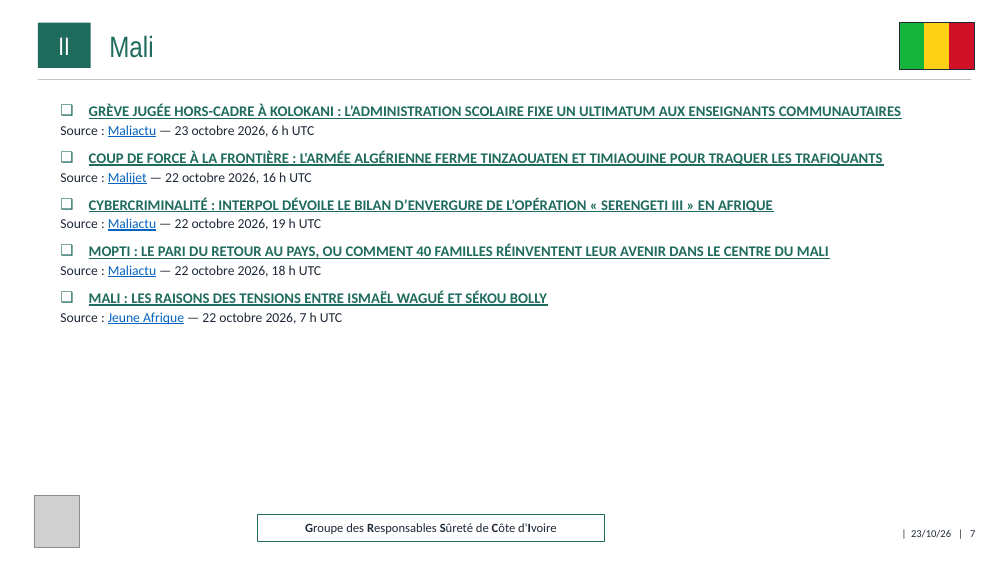
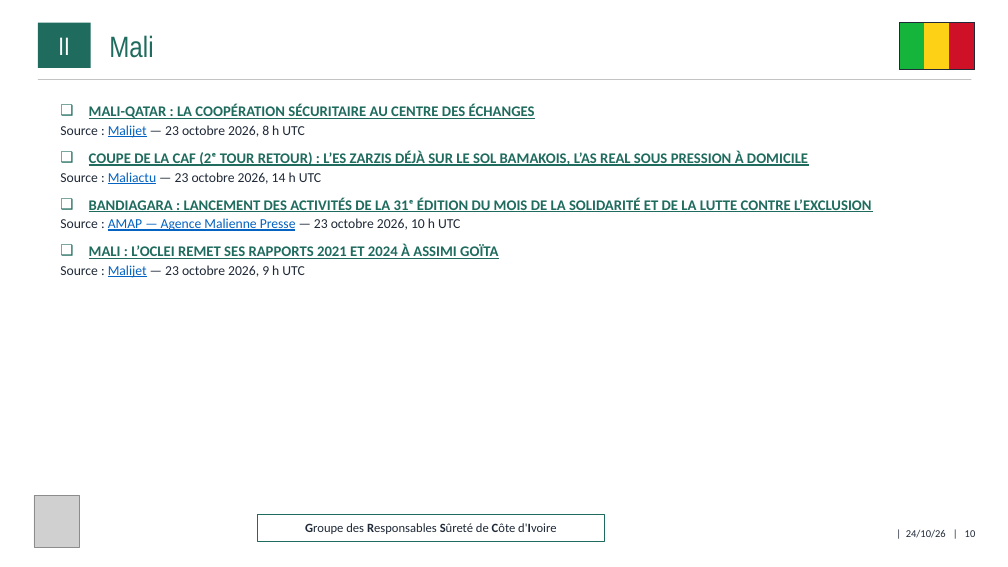
Before and after one commit to ytl1-ops/SentiqS, a slide deck: slide 10 of web/rapports/GRSCI/2026-10.pptx (slide 7 before the commit). Drawn at 1008x567 pixels with LibreOffice and Linux fonts; fonts in the diff are those of the drawing; grey boxes stand for pictures. Boxes give left, top, right and bottom in pixels: in the first picture for what was removed or moved away, otherwise in the second. Text is boxed around its words. In the diff, an @@ line names an element or a change of style, - is before the commit and + after.

```diff
--- a/web/rapports/GRSCI/2026-10.pptx
+++ b/web/rapports/GRSCI/2026-10.pptx
@@ text at box(60, 104, 872, 278): text changed @@
-❑ GRÈVE JUGÉE HORS-CADRE À KOLOKANI : L’ADMINISTRATION SCOLAIRE FIXE UN ULTIMATUM AUX ENSEIGNANTS COMMUNAUTAIRES
-  ▪ Source : Maliactu — 23 octobre 2026, 6 h UTC
-❑ COUP DE FORCE À LA FRONTIÈRE : L'ARMÉE ALGÉRIENNE FERME TINZAOUATEN ET TIMIAOUINE POUR TRAQUER LES TRAFIQUANTS
-  ▪ Source : Malijet — 22 octobre 2026, 16 h UTC
-❑ CYBERCRIMINALITÉ : INTERPOL DÉVOILE LE BILAN D’ENVERGURE DE L’OPÉRATION « SERENGETI III » EN AFRIQUE
-  ▪ Source : Maliactu — 22 octobre 2026, 19 h UTC
-❑ MOPTI : LE PARI DU RETOUR AU PAYS, OU COMMENT 40 FAMILLES RÉINVENTENT LEUR AVENIR DANS LE CENTRE DU MALI
-  ▪ Source : Maliactu — 22 octobre 2026, 18 h UTC
-❑ MALI : LES RAISONS DES TENSIONS ENTRE ISMAËL WAGUÉ ET SÉKOU BOLLY
-  ▪ Source : Jeune Afrique — 22 octobre 2026, 7 h UTC
+❑ MALI-QATAR : LA COOPÉRATION SÉCURITAIRE AU CENTRE DES ÉCHANGES
+  ▪ Source : Malijet — 23 octobre 2026, 8 h UTC
+❑ COUPE DE LA CAF (2ᵉ TOUR RETOUR) : L’ES ZARZIS DÉJÀ SUR LE SOL BAMAKOIS, L’AS REAL SOUS PRESSION À DOMICILE
+  ▪ Source : Maliactu — 23 octobre 2026, 14 h UTC
+❑ BANDIAGARA : LANCEMENT DES ACTIVITÉS DE LA 31ᵉ ÉDITION DU MOIS DE LA SOLIDARITÉ ET DE LA LUTTE CONTRE L’EXCLUSION
+  ▪ Source : AMAP — Agence Malienne Presse — 23 octobre 2026, 10 h UTC
+❑ MALI : L’OCLEI REMET SES RAPPORTS 2021 ET 2024 À ASSIMI GOÏTA
+  ▪ Source : Malijet — 23 octobre 2026, 9 h UTC
@@ text at box(906, 530, 976, 538): text changed @@
-| 23/10/26 | 7
+| 24/10/26 | 10
```
Also in this commit, not shown: 15 other slides changed, 6 slides added, 9 other files.
